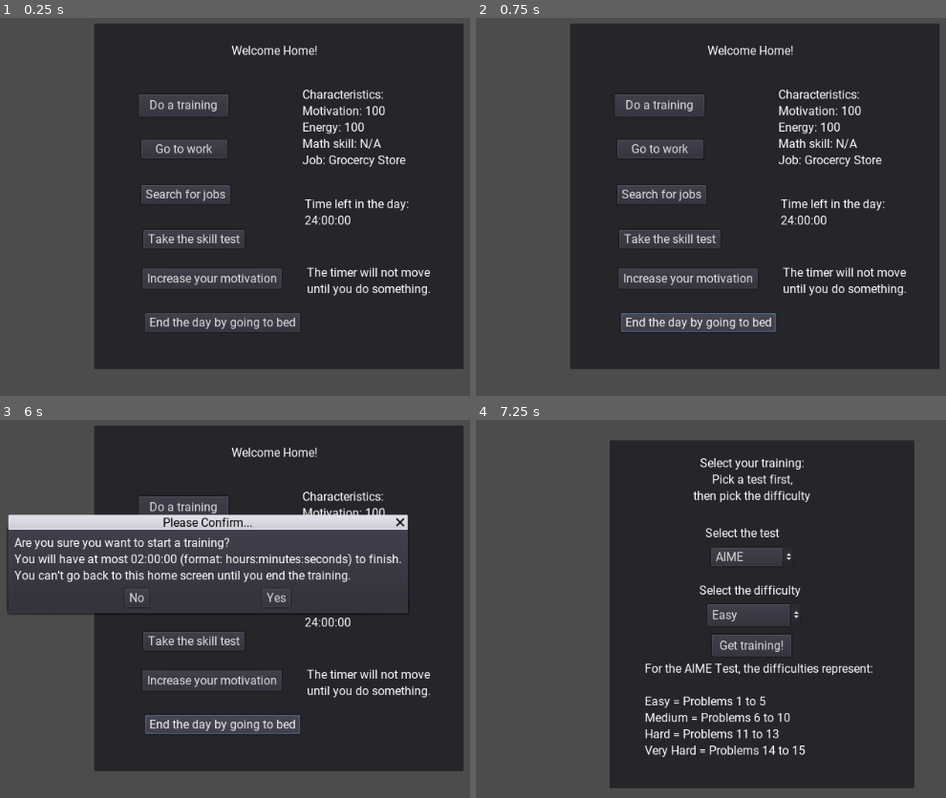
Above: before the commit, frames 1-4 (two rows, left to right).
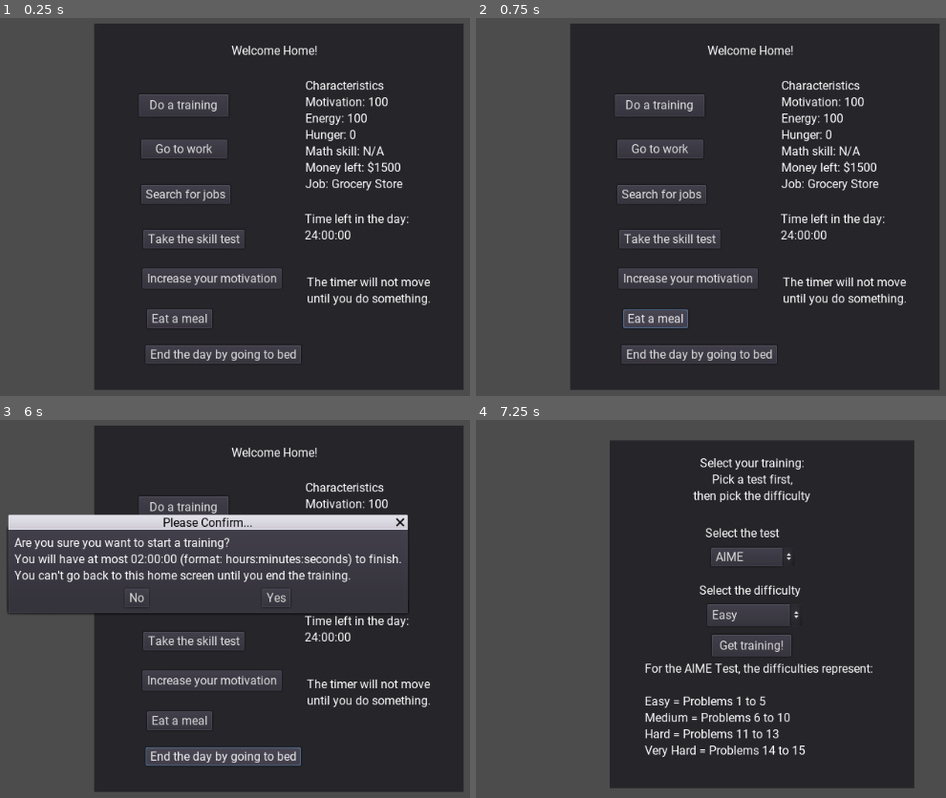
Above: after the commit, the same moments.

Repository: bkf2020/gamc
Game: Godot game, scene res://YourHome.tscn
The game is run twice, just before and just after one commit, with the same random seed, the same clock (stepped at 60 frames per second) and the same inputs.
Inputs (mouse positions are in pixels of both pictures, inside the frame that each line leads up to):
- Up to frame 1 (0.25 s): no input
- Up to frame 2 (0.75 s): click (654, 320) at 0.5 s, where only the run after the commit has a clickable "Eat a meal"
- Up to frame 3 (6 s): click "Go to work" at 1.25 s; click "Go to work" at 2 s; click "Do a training" at 2.75 s; click "Search for jobs" at 3.5 s; click "Take the skill test" at 4.25 s; click "Increase your motivation" at 5 s; click "End the day by going to bed" at 5.75 s
- Up to frame 4 (7.25 s): click "Yes" at 6.5 s

The runs differ from the first frame. In frame 1, 11% of the frame differs, in the area x 20-99%, y 16-99%; in frame 2, 11%; in frame 3, 9.8%; in frame 4, nothing differs.

Commit message:
Have variables for players characteristics, update when game starts 1. Variables for players characteristics in PlayerVariables.gd 2. Updates when YourHome.tscn is open 3. Update project goals that are finished 4. Add button for players to eat a meal 5. Add character traits: money and hunger

Diff:
--- a/HomeScript.gd
+++ b/HomeScript.gd
@@ -20,6 +20,18 @@
 		hours_str = "0" + hours_str
 	time_left += hours_str + ":" + minutes_str + ":" + seconds_str
 	get_node("TimeLeft").text = time_left
+
+	var characteristics = "Characteristics\n"
+	characteristics += "Motivation: " + str(PlayerVariables.motivation) + '\n'
+	characteristics += "Energy: " + str(PlayerVariables.energy) + '\n'
+	characteristics += "Hunger: " + str(PlayerVariables.hunger) + '\n'
+	if(PlayerVariables.has_math_skill):
+		characteristics += "Hunger: " + str(PlayerVariables.math_skill) + '\n'
+	else:
+		characteristics += "Math skill: N/A\n"
+	characteristics += "Money left: $" + str(PlayerVariables.money) + '\n'
+	characteristics += "Job: " + PlayerVariables.job + '\n'
+	get_node("Characteristics").text = characteristics
 
 func _on_Training_pressed():
 	var seconds_left = int(min(PlayerVariables.seconds_left, 7200))
--- a/PlayerVariables.gd
+++ b/PlayerVariables.gd
@@ -7,3 +7,12 @@
 var problem_links = ["", "", "", "", ""]
 var problem_nums = [0, 0, 0, 0, 0]
 var seconds_left = 86400
+
+# player characteristics
+var motivation = 100
+var energy = 100
+var hunger = 0
+var has_math_skill = false
+var math_skill = 0
+var money = 1500
+var job = "Grocery Store" # need a better way to do this
--- a/YourHome.tscn
+++ b/YourHome.tscn
@@ -6,10 +6,10 @@
 [node name="Node2D" type="Node2D"]
 
 [node name="Panel" type="Panel" parent="."]
-margin_left = 267.405
-margin_top = 59.8593
-margin_right = 762.405
-margin_bottom = 523.859
+margin_left = 267.0
+margin_top = 60.0
+margin_right = 762.0
+margin_bottom = 552.0
 script = ExtResource( 2 )
 __meta__ = {
 "_edit_use_anchors_": false
@@ -22,6 +22,9 @@
 margin_bottom = 46.8921
 custom_fonts/font = ExtResource( 1 )
 text = "Welcome Home!"
+__meta__ = {
+"_edit_use_anchors_": false
+}
 
 [node name="Training" type="Button" parent="Panel"]
 margin_left = 60.4079
@@ -71,36 +74,48 @@
 }
 
 [node name="Bed" type="Button" parent="Panel"]
-margin_left = 68.2582
-margin_top = 388.913
-margin_right = 148.258
-margin_bottom = 413.913
+margin_left = 69.4474
+margin_top = 431.724
+margin_right = 277.447
+margin_bottom = 456.724
 text = "End the day by going to bed"
 __meta__ = {
 "_edit_use_anchors_": false
 }
 
 [node name="Characteristics" type="Label" parent="Panel"]
-margin_left = 279.0
-margin_top = 86.0
-margin_right = 390.0
-margin_bottom = 171.0
+margin_left = 282.568
+margin_top = 74.2159
+margin_right = 420.568
+margin_bottom = 225.216
 text = "Characteristics:
 Motivation: 100
 Energy: 100
+Hunger: 0
 Math skill: N/A
-Job: Grocercy Store"
+Money left: $1500
+Job: Grocery Store"
 __meta__ = {
 "_edit_use_anchors_": false
 }
 
 [node name="TimeLeft" type="Label" parent="Panel"]
-margin_left = 281.524
-margin_top = 233.415
-margin_right = 449.524
-margin_bottom = 274.415
+margin_left = 281.929
+margin_top = 253.415
+margin_right = 449.929
+margin_bottom = 294.415
 text = "Time left in the day:
 24:00:00"
+__meta__ = {
+"_edit_use_anchors_": false
+}
+
+[node name="Eat" type="Button" parent="Panel"]
+margin_left = 70.7578
+margin_top = 384.114
+margin_right = 157.758
+margin_bottom = 409.114
+text = "Eat a meal"
 __meta__ = {
 "_edit_use_anchors_": false
 }
@@ -113,11 +128,14 @@
 
 [node name="NoteOnTime" type="Label" parent="Panel"]
 margin_left = 285.088
-margin_top = 325.178
+margin_top = 338.178
 margin_right = 471.088
-margin_bottom = 366.178
+margin_bottom = 379.178
 text = "The timer will not move  until you do something."
 autowrap = true
+__meta__ = {
+"_edit_use_anchors_": false
+}
 
 [connection signal="pressed" from="Panel/Training" to="Panel" method="_on_Training_pressed"]
 [connection signal="confirmed" from="Panel/ConfirmationTraining" to="Panel" method="_on_Training_confirmed"]
Not shown, changed: README.md
